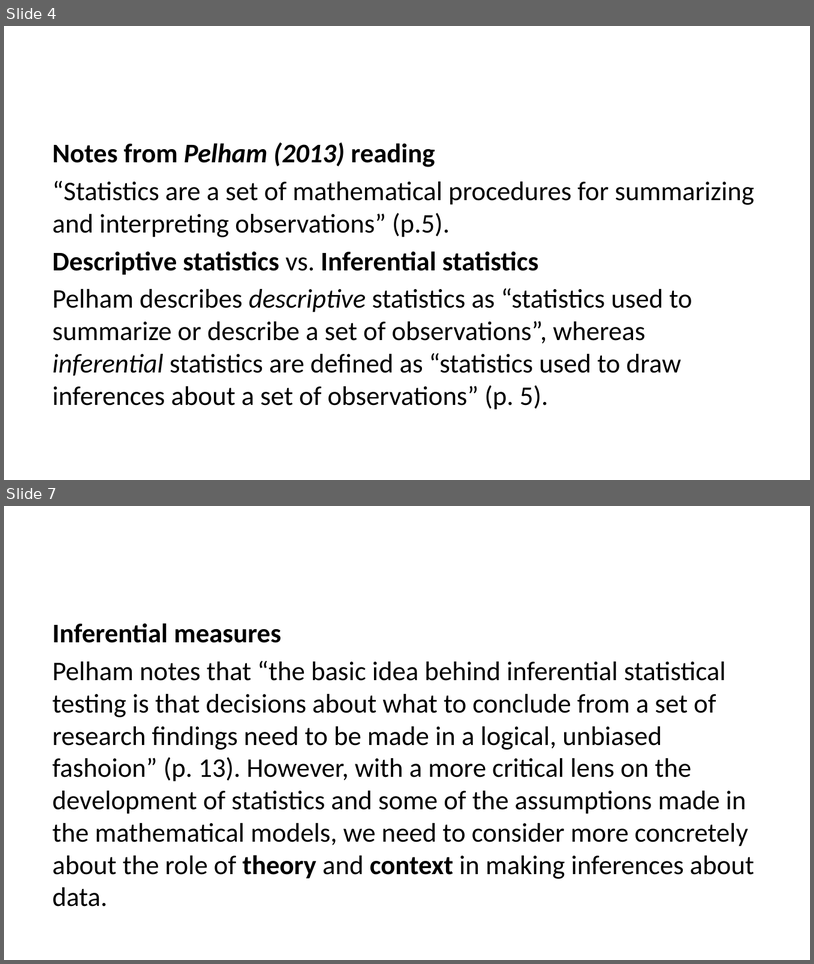
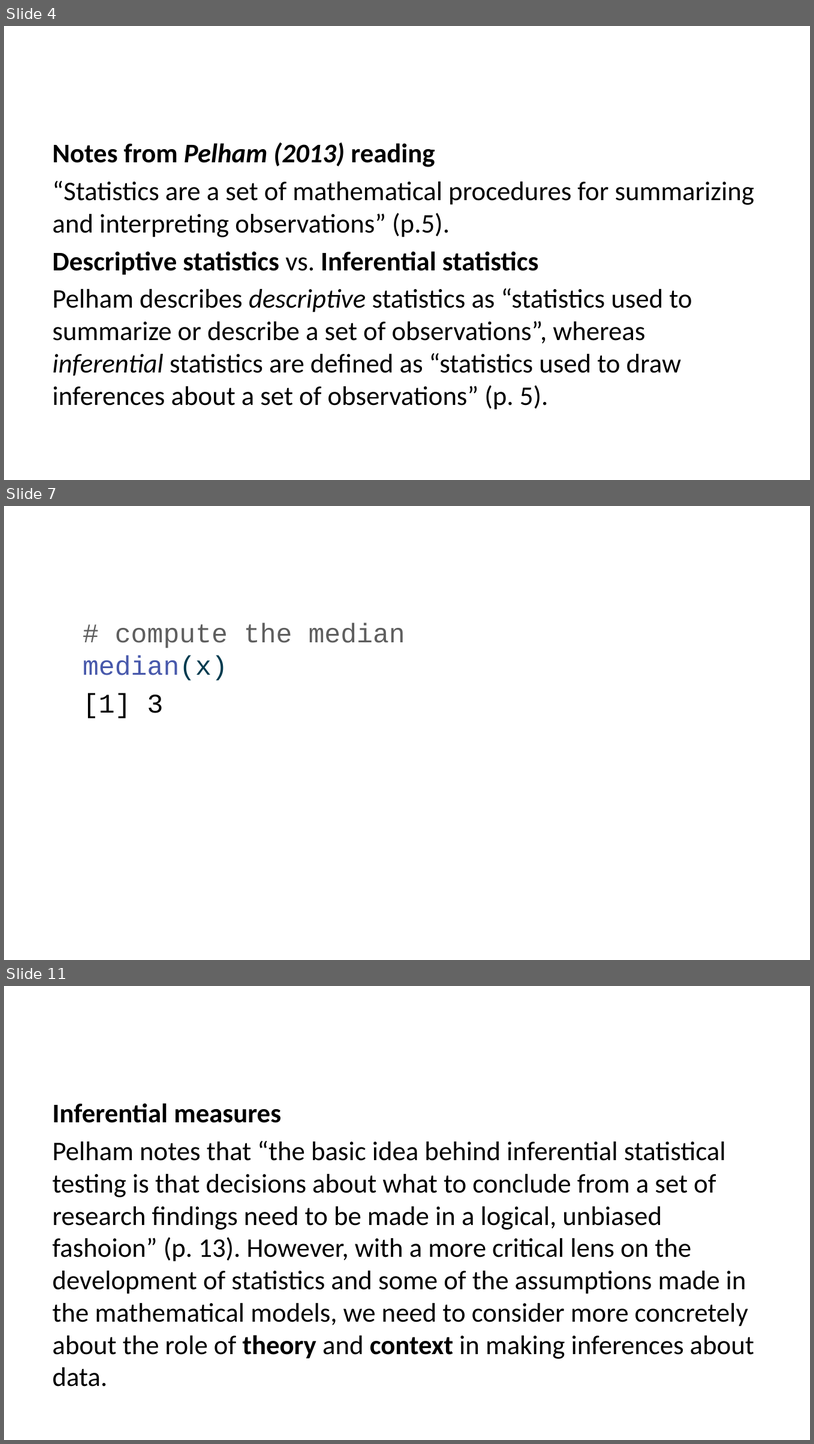
Before and after one commit to data-202/fa24, a slide deck: docs/weeks/week02.pptx. Shown one above the other, each under a label of ours: slides 4 and 7 before the commit, slides 4, 7 and 11 after it; the slides between them are not shown. The pictures are 814x964 and 814x1444 pixels, drawn with LibreOffice and Linux fonts; fonts in the diff are those of the drawing. Boxes give left, top, right and bottom in pixels: in the first picture for what was removed or moved away, otherwise in the second. Text is boxed around its words. In the diff, an @@ line names an element or a change of style, - is before the commit and + after.

```diff
--- a/docs/weeks/week02.pptx
+++ b/docs/weeks/week02.pptx
@@ slide 7 added at <box>4,506,810,960</box>, background #FFFFFF @@
@@ text added at <box>83,624,405,718</box>, 24 pt, text #5E5E5E @@
+# compute the median
+median(x)
+[1] 3
@@ what was slide 7 is now slide 11 @@
```
Also in this commit, not shown: 1 slide changed, 3 other slides added, 35 other files.
